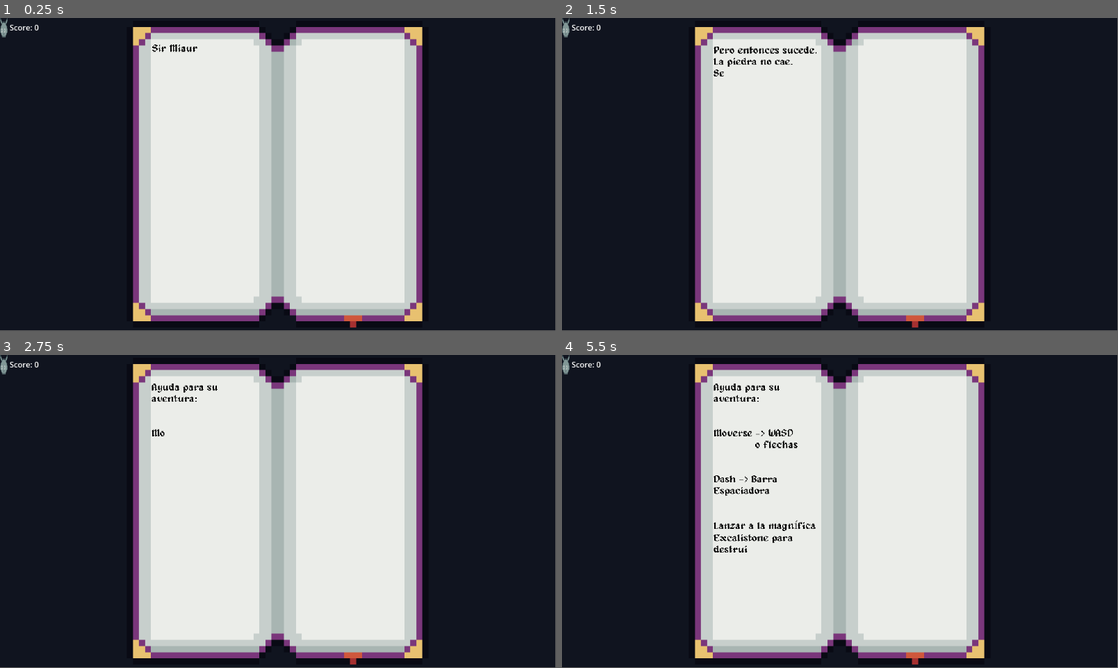
Above: before the commit, frames 1-4 (two rows, left to right).
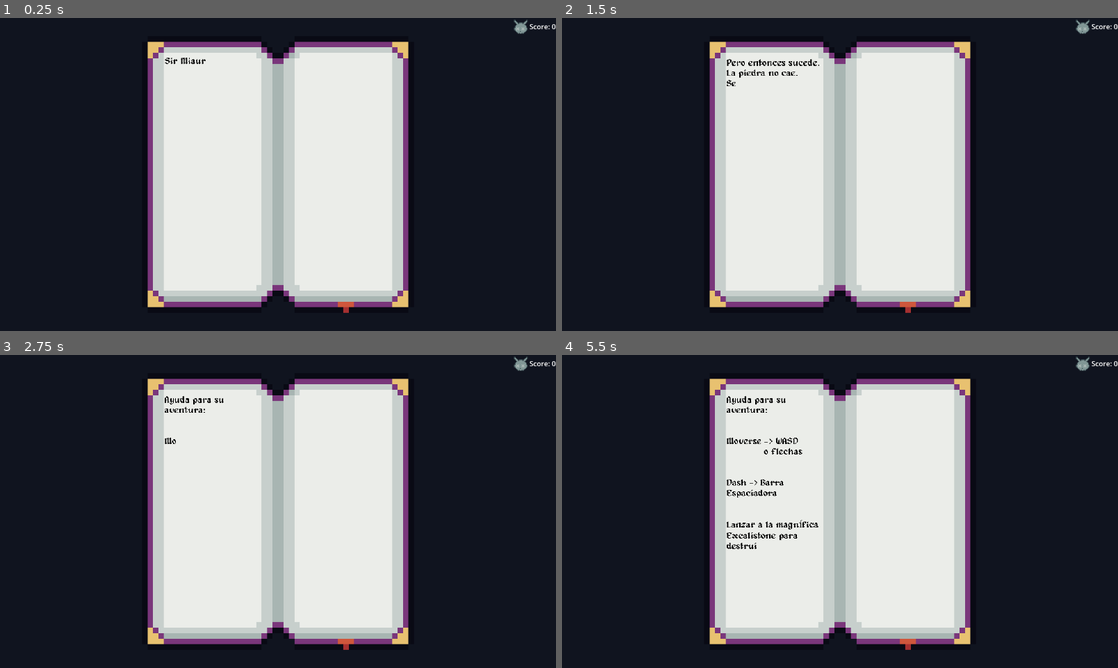
Above: after the commit, the same moments.

Repository: GastonVerussa2/Jamtastic
Game: Godot game, scene res://escenas/escena_principal/main_scene.tscn
Two runs of this game, one before a commit and one after it. Both use one fixed random seed, a clock stepped at 60 frames per second and the inputs below.
Inputs (mouse positions are in pixels of both pictures, inside the frame that each line leads up to):
- Up to frame 1 (0.25 s): no input
- Up to frame 2 (1.5 s): move the mouse to (962, 158) at 0.52 s; press the mouse at (962, 158) at 0.53 s; hold D (right) 0.53-1.28 s; tap Enter at 1.25 s; move the mouse to (728, 190) at 1.27 s; release the mouse at (728, 190) at 1.28 s; hold S (down) from 1.28 s (still down); tap B (barra) at 1.35 s
- Up to frame 3 (2.75 s): move the mouse to (333, 442) at 2.02 s; release S (down) at 2.03 s; hold D (right) from 2.03 s (still down); hold Space (dash) from 2.03 s (still down)
- Up to frame 4 (5.5 s): move the mouse to (812, 574) at 2.77 s; release D (right) at 2.78 s; release Space (dash) at 2.78 s; hold W (up) 2.78-3.53 s; tap L (disable_spawn) at 2.85 s; move the mouse to (1006, 558) at 3.52 s; hold A (left) 3.53-5.03 s; tap G (gregory) at 3.6 s; move the mouse to (673, 464) at 4.27 s; click (673, 464) at 4.35 s; move the mouse to (867, 511) at 5.02 s; hold S (down) from 5.03 s (still down); tap B (barra) at 5.1 s
In our replay, the window is 799x449 before the commit and 800x450 after it. These sizes can differ from the game's own. Grey fills any space a smaller window leaves; there, only what the larger window draws over its background counts as a difference.

The runs differ from the first frame. In frame 1, 18% of the frame differs, in the area x 0-100%, y 0-99%; in frame 2, 19%; in frame 3, 19%; in frame 4, 20%.

Commit message:
Refactor UI layout and settings; adjust camera zoom and add export presets

Diff:
--- a/escenas/escena_principal/main_scene.tscn
+++ b/escenas/escena_principal/main_scene.tscn
@@ -13,12 +13,18 @@
 [node name="CanvasLayer" type="CanvasLayer" parent="." unique_id=24304786]
 
 [node name="HBoxContainer" type="HBoxContainer" parent="CanvasLayer" unique_id=1507682000]
-offset_right = 40.0
+anchors_preset = 1
+anchor_left = 1.0
+anchor_right = 1.0
+offset_left = -83.0
 offset_bottom = 40.0
+grow_horizontal = 0
 
 [node name="TextureRect" type="TextureRect" parent="CanvasLayer/HBoxContainer" unique_id=1332526690]
+custom_minimum_size = Vector2(32, 32)
 layout_mode = 2
 texture = ExtResource("4_snudr")
+stretch_mode = 5
 
 [node name="Kills" type="Label" parent="CanvasLayer/HBoxContainer" unique_id=1192126706]
 layout_mode = 2
--- a/escenas/interfaz/hp.tscn
+++ b/escenas/interfaz/hp.tscn
@@ -14,39 +14,40 @@
 anchor_bottom = 1.0
 grow_horizontal = 2
 grow_vertical = 0
+scale = Vector2(0.5, 0.5)
 script = ExtResource("1_kxpdh")
-label = NodePath("Label")
-progress_bar = NodePath("ProgressBar")
-texture_progress_bar = NodePath("TextureProgressBar")
+label = NodePath("CanvasLayer/MarginContainer/VBoxContainer/Label")
+progress_bar = NodePath("CanvasLayer/MarginContainer/VBoxContainer/ProgressBar")
+texture_progress_bar = NodePath("CanvasLayer/MarginContainer/VBoxContainer/TextureProgressBar")
 
-[node name="Label" type="Label" parent="." unique_id=232002701]
+[node name="CanvasLayer" type="CanvasLayer" parent="." unique_id=1547669651]
+
+[node name="MarginContainer" type="MarginContainer" parent="CanvasLayer" unique_id=133133747]
+custom_minimum_size = Vector2(50, 50)
+offset_right = 200.0
+offset_bottom = 55.0
+
+[node name="VBoxContainer" type="VBoxContainer" parent="CanvasLayer/MarginContainer" unique_id=1303644239]
+custom_minimum_size = Vector2(300, 20)
+layout_mode = 2
+
+[node name="Label" type="Label" parent="CanvasLayer/MarginContainer/VBoxContainer" unique_id=232002701]
 z_index = -1
-layout_mode = 0
-offset_left = -182.0
-offset_top = -252.0
-offset_right = 281.0
-offset_bottom = -110.0
+layout_mode = 2
 theme_override_fonts/font = ExtResource("2_b15pf")
-theme_override_font_sizes/font_size = 150
+theme_override_font_sizes/font_size = 32
 text = "HP: 100"
 
-[node name="TextureProgressBar" type="TextureProgressBar" parent="." unique_id=2063451680]
-layout_mode = 0
-offset_left = -323.00003
-offset_top = -108.999985
-offset_right = -251.00003
-offset_bottom = -99.999985
-scale = Vector2(10, 10)
+[node name="TextureProgressBar" type="TextureProgressBar" parent="CanvasLayer/MarginContainer/VBoxContainer" unique_id=2063451680]
+custom_minimum_size = Vector2(200, 20)
+layout_mode = 2
+size_flags_vertical = 3
 texture_under = ExtResource("2_pbeeu")
 texture_over = ExtResource("2_pbeeu")
 texture_progress = ExtResource("3_b15pf")
 
-[node name="ProgressBar" type="ProgressBar" parent="." unique_id=484966486]
+[node name="ProgressBar" type="ProgressBar" parent="CanvasLayer/MarginContainer/VBoxContainer" unique_id=484966486]
 modulate = Color(14.222716, 2.102283, 1.4500688, 1)
 z_index = -2
-layout_mode = 0
-offset_left = -556.0
-offset_top = -494.0
-offset_right = -477.0
-offset_bottom = -252.0
+layout_mode = 2
 show_percentage = false
--- a/escenas/protagonista/protagonista.tscn
+++ b/escenas/protagonista/protagonista.tscn
@@ -988,7 +988,7 @@
 shape = SubResource("RectangleShape2D_a8p4t")
 
 [node name="Camera2D" type="Camera2D" parent="." unique_id=1782687089]
-zoom = Vector2(5, 5)
+zoom = Vector2(3, 3)
 
 [node name="CanvasLayer" type="CanvasLayer" parent="." unique_id=1772062594]
 
--- a/project.godot
+++ b/project.godot
@@ -18,6 +18,13 @@
 [autoload]
 
 PlayerHpManager="*uid://crawvdetg6gji"
+
+[display]
+
+window/size/viewport_width=1280
+window/size/viewport_height=720
+window/stretch/mode="canvas_items"
+window/stretch/scale_mode="integer"
 
 [global_group]
 
Not shown, added: export_presets.cfg
